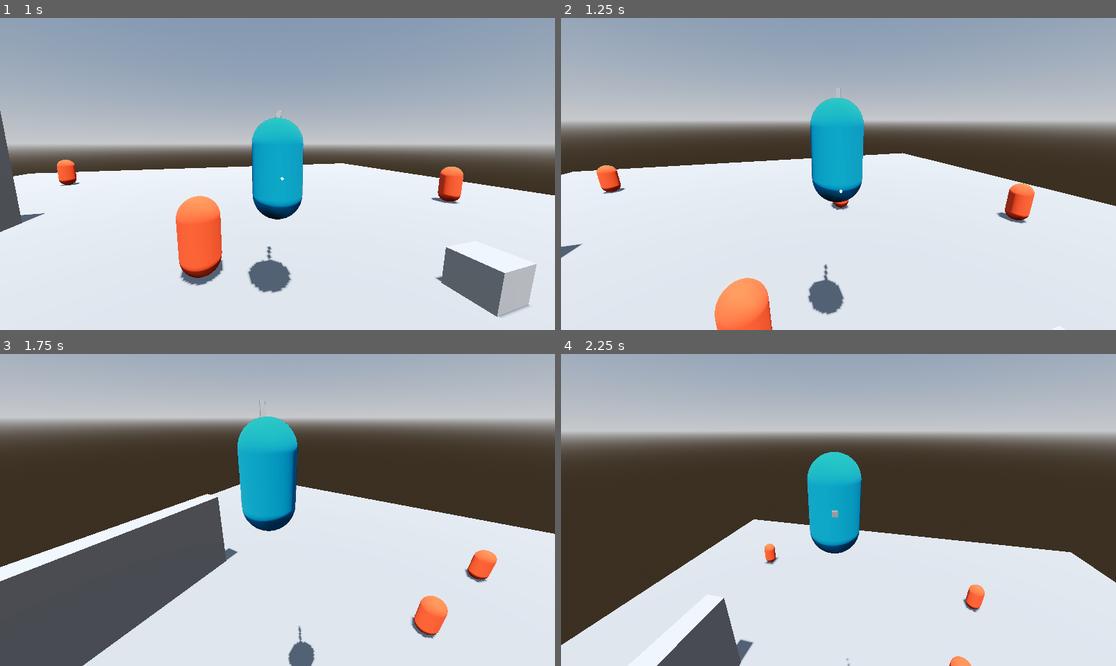
Above: before the commit, frames 1-4 (two rows, left to right).
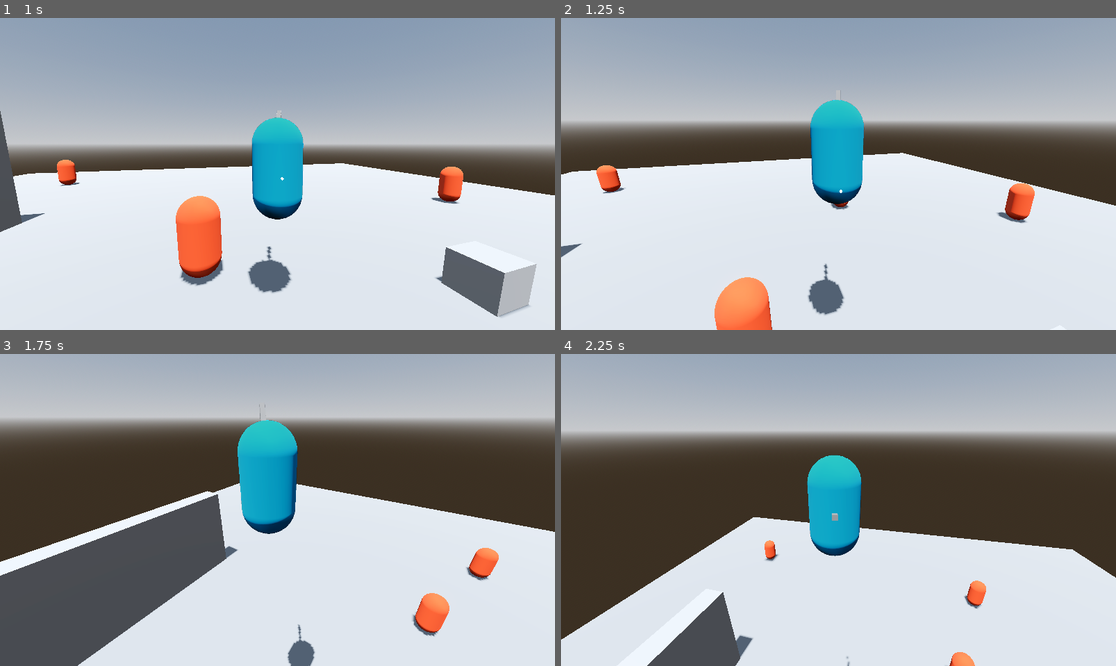
Above: after the commit, the same moments.

Repository: Snaiel/Godot4ThirdPersonCombatPrototype
Game: Godot game, scene res://scenes/Main.tscn
Two runs of this game, one before a commit and one after it. Both use one fixed random seed, a clock stepped at 60 frames per second and the inputs below.
Inputs (mouse positions are in pixels of both pictures, inside the frame that each line leads up to):
- Up to frame 1 (1 s): move the mouse to (305, 174) at 0.52 s; hold W (forward) from 0.53 s (still down); tap Middle mouse button (lock_on) at 0.6 s; tap Space (jump) at 0.77, 0.8 s
- Up to frame 2 (1.25 s): keep holding W (forward); tap Space (jump) at 1.07 s
- Up to frame 3 (1.75 s): keep holding W (forward); move the mouse to (249, 510) at 1.27 s; tap Space (jump) at 1.35, 1.52 s; tap Middle mouse button (lock_on) at 1.55 s
- Up to frame 4 (2.25 s): keep holding W (forward); tap Space (jump) at 1.82 s; move the mouse to (849, 503) at 2.02 s; click (849, 503) at 2.1 s

Frame 1 is identical in both runs. In frame 2, 0.4% of the frame differs, in the area x 0-100%, y 25-100%; in frame 3, 2.5%, in the area x 0-100%, y 14-100%; in frame 4, 2.1%.

Commit message:
commented script

Diff:
--- a/scripts/player.gd
+++ b/scripts/player.gd
@@ -6,7 +6,6 @@
 @export var gravity = 20
 
 @onready var _camera_controller: CameraController = $CameraController
-@onready var _model: MeshInstance3D = $Model
 
 var _move_direction = Vector3.ZERO
 var _velocity = Vector3.ZERO
@@ -27,17 +26,24 @@
 	_last_physics_pos = global_position
 
 func _physics_process(delta):
-	_camera_controller.position = _camera_controller.position.slerp(position, 0.1)
 	rotation_degrees.y = wrapf(rotation_degrees.y, -180, 180.0)
 
+	# smoothly move the camera controller to the player's position
+	_camera_controller.position = _camera_controller.position.slerp(position, 0.1)
+
+	# player inputs
 	_move_direction.x = Input.get_action_strength("right") - Input.get_action_strength("left")
 	_move_direction.z = Input.get_action_strength("backward") - Input.get_action_strength("forward")
 
 	if _lock_on_enemy:
+		# get the angle towards the lock on target and
+		# smoothyl rotate the player towards it
 		_looking_direction = -global_position.direction_to(_lock_on_enemy.global_position)
 		_target_look = atan2(_looking_direction.x, _looking_direction.z)
 		rotation.y = lerp_angle(rotation.y, _target_look, 0.2)
 
+		# change move direction so it orbits the locked on target
+		# (not a perfect orbit, needs tuning but not unplayable)
 		if _move_direction.length() > 0.2:
 			_move_direction = _move_direction.rotated(
 				Vector3.UP,
@@ -48,24 +54,29 @@
 		_looking_direction = -Vector3(_velocity.x, 0, _velocity.z)
 		_target_look = atan2(_looking_direction.x, _looking_direction.z)
 
+		# swivel the camera in the opposite direction so
+		# it tries to position itself back behind the player
+		# (needs playtesting idk if it's actually good behaviour)
 		if delta:
 			_camera_controller.player_moving(_move_direction, delta)
 
+		# change move direction so it is relative to where
+		# the camera is facing
 		_move_direction = _move_direction.rotated(Vector3.UP, _camera_controller.rotation.y).normalized()
 
-	# Makes sure the model is rotated fully to the desired direction
+	# Makes sure the player is rotated fully to the desired direction
 	# even if pressed for a short period of time
 	if _turning:
 		if abs(rotation.y - _target_look) < 0.01:
 			_turning = false
 		rotation.y = lerp_angle(rotation.y, _target_look, 0.2)
 
+	if Input.is_action_just_pressed("jump"):
+		_velocity.y = jump_strength
+
 	_velocity.x = _move_direction.x * speed
 	_velocity.z = _move_direction.z * speed
 	_velocity.y -= 0 if is_on_floor() else gravity * delta
-
-	if Input.is_action_just_pressed("jump"):
-		_velocity.y = jump_strength
 
 	velocity = _velocity
 	move_and_slide()
